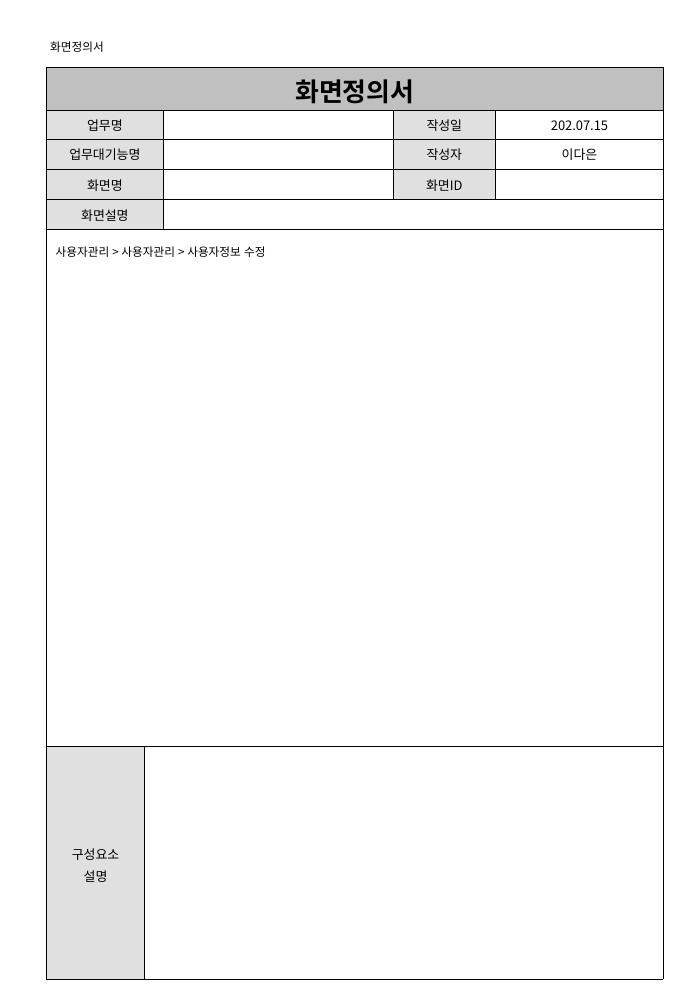
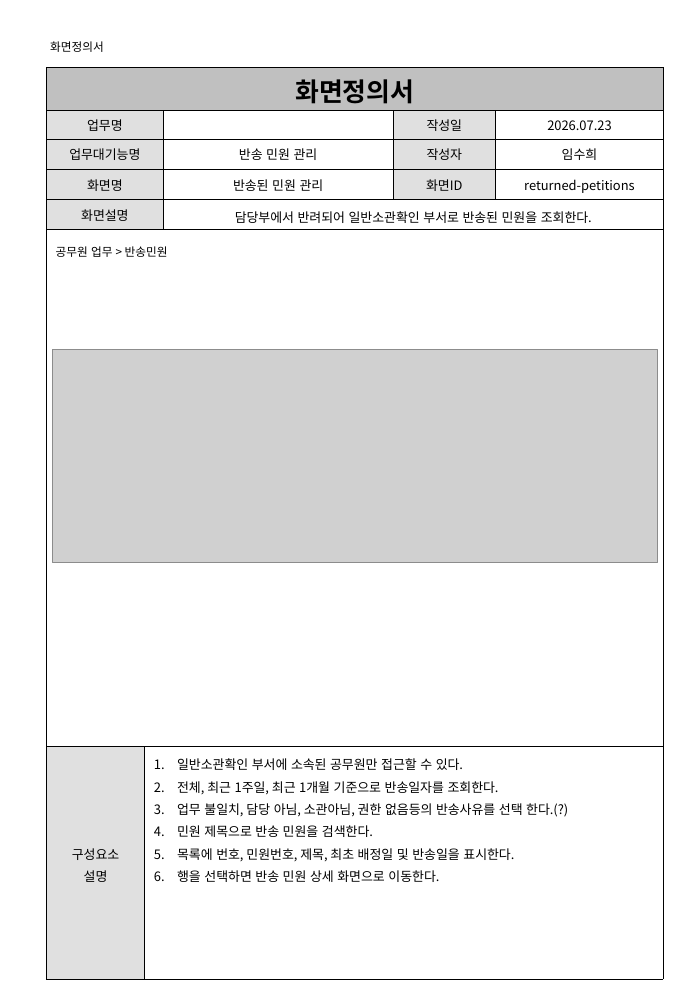
Before and after one commit to shintra0070-commits/PROJECT, a slide deck: slide 17 of 민원 업무 자동화 플랫폼/PROJECT/산출물/03_화면정의서.ppt (slide 22 before the commit). Drawn at 698x1008 pixels with LibreOffice and Linux fonts; fonts in the diff are those of the drawing; grey boxes stand for pictures. Boxes give left, top, right and bottom in pixels: in the first picture for what was removed or moved away, otherwise in the second. Text is boxed around its words. In the diff, an @@ line names an element or a change of style, - is before the commit and + after.

Commit message:
민원 업무 자동화 플랫폼

```diff
--- a/민원 업무 자동화 플랫폼/PROJECT/산출물/03_화면정의서.ppt
+++ b/민원 업무 자동화 플랫폼/PROJECT/산출물/03_화면정의서.ppt
@@ table at bbox=[47, 67, 664, 979] @@
-row 2, column 5: 202.07.15
+row 2, column 5: 2026.07.23
-row 3, column 3: 
+row 3, column 3: 반송 민원 관리
-row 3, column 5: 이다은
+row 3, column 5: 임수희
-row 4, column 3: 
+row 4, column 3: 반송된 민원 관리
-row 4, column 5: 
+row 4, column 5: returned-petitions
-row 5, column 3: 
+row 5, column 3: 담당부에서 반려되어 일반소관확인 부서로 반송된 민원을 조회한다.
-row 7, column 2: 
+row 7, column 2: 일반소관확인 부서에 소속된 공무원만 접근할 수 있다. / 전체, 최근 1주일, 최근 1개월 기준으로 반송일자를 조회한다. / 업무 불일치, 담당 아님, 소관아님, 권한 없음등의 반송사유를 선택 한다.(?) / 민원 제목으로 반송 민원을 검색한다. / 목록에 번호, 민원번호, 제목, 최초 배정일 및 반송일을 표시한다. / 행을 선택하면 반송 민원 상세 화면으로 이동한다.
@@ text at bbox=[56, 246, 168, 257]: text changed @@
-사용자관리 > 사용자관리 > 사용자정보 수정
+공무원 업무 > 반송민원
@@ picture added at bbox=[52, 350, 657, 563] @@
```
Also in this commit, not shown: 17 other slides changed, 2 slides added, 7 slides removed.
